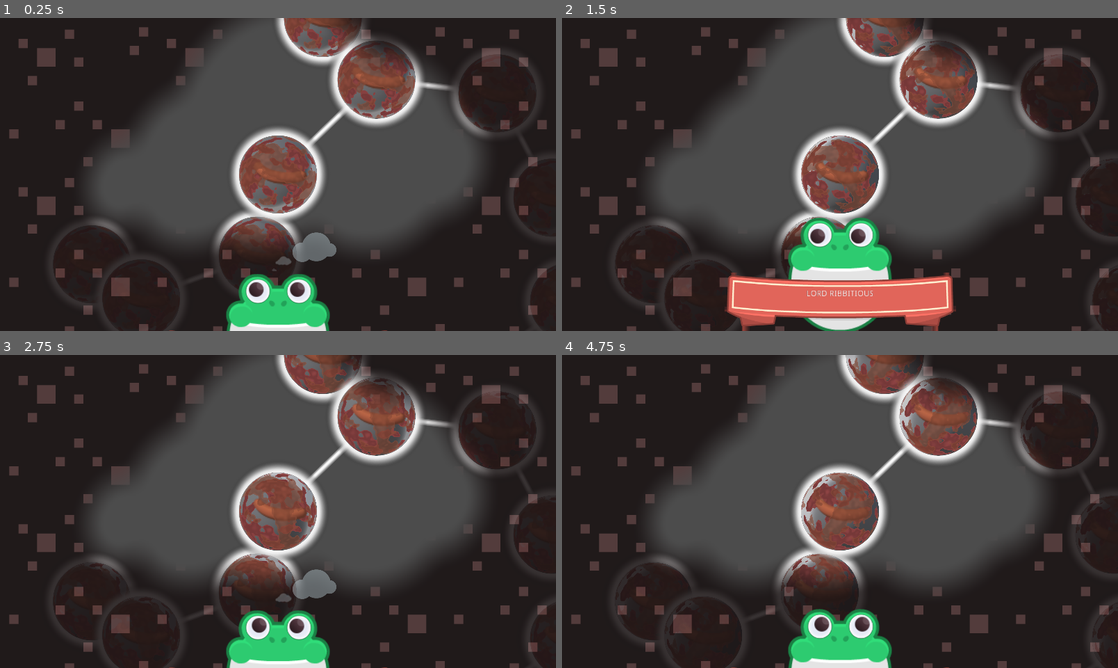
Above: before the commit, frames 1-4 (two rows, left to right).
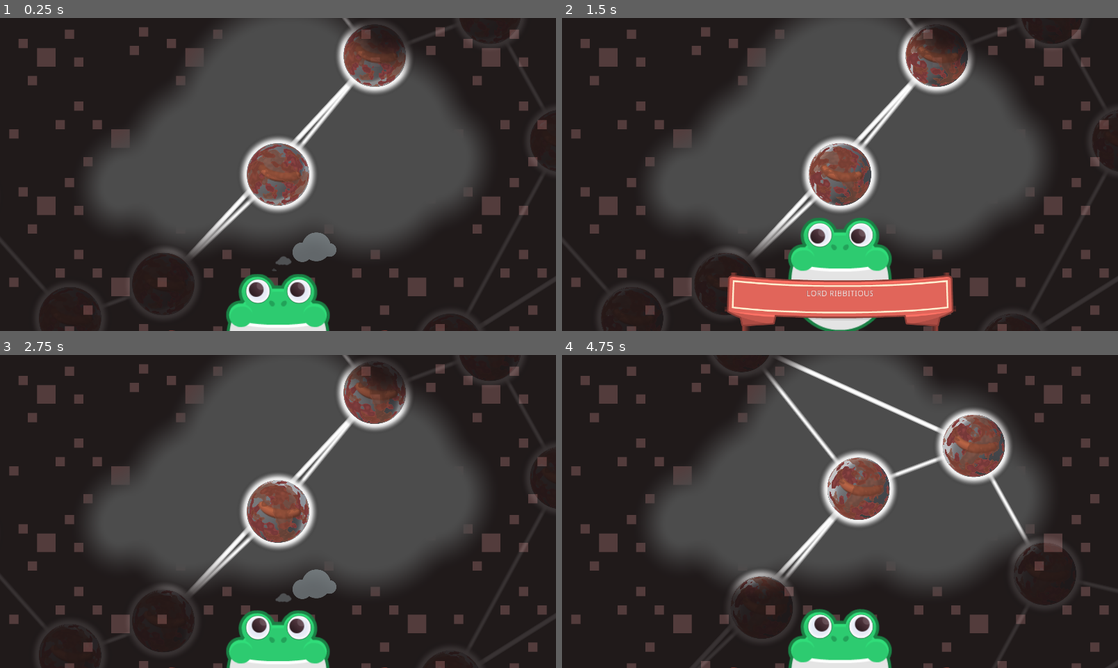
Above: after the commit, the same moments.

Repository: mrmav/kenney-jam-2024
Game: Godot game, scene res://Main.tscn
The game is run twice, just before and just after one commit, with the same random seed, the same clock (stepped at 60 frames per second) and the same inputs.
Inputs (mouse positions are in pixels of both pictures, inside the frame that each line leads up to):
- Up to frame 1 (0.25 s): no input
- Up to frame 2 (1.5 s): tap Enter at 0.5 s; move the mouse to (656, 265) at 0.52 s; click (656, 265) at 0.67 s; move the mouse to (701, 299) at 1.27 s; click (701, 299) at 1.42 s
- Up to frame 3 (2.75 s): move the mouse to (255, 592) at 2.02 s; click (255, 592) at 2.17 s
- Up to frame 4 (4.75 s): move the mouse to (1112, 533) at 2.77 s; click (1112, 533) at 2.92 s; move the mouse to (1056, 430) at 3.52 s; click (1056, 430) at 3.67 s; move the mouse to (940, 417) at 4.27 s; click (940, 417) at 4.42 s

The runs differ from the first frame. In frame 1, 9.8% of the frame differs, in the area x 0-100%, y 0-98%; in frame 2, 9.1%; in frame 3, 10%; in frame 4, 14%, in the area x 15-100%, y 0-100%.

Commit message:
Can select node rules;

Diff:
--- a/Main.tscn
+++ b/Main.tscn
@@ -7,11 +7,11 @@
 [node name="Main" type="Node"]
 
 [node name="NodeContainer" parent="." instance=ExtResource( 2 )]
+position = Vector2( 489, 206 )
 
 [node name="CanvasLayer" type="CanvasLayer" parent="."]
 
 [node name="SceneCharacter" parent="CanvasLayer" instance=ExtResource( 1 )]
-mouse_filter = 2
 
 [node name="HBoxContainer" type="HBoxContainer" parent="CanvasLayer"]
 anchor_right = 1.0
--- a/Scenes/Character/scene_character.tscn
+++ b/Scenes/Character/scene_character.tscn
@@ -70,19 +70,21 @@
 [node name="scene_character" type="Control"]
 anchor_right = 1.0
 anchor_bottom = 1.0
-mouse_filter = 1
+mouse_filter = 2
 
 [node name="Background" type="TextureRect" parent="."]
 self_modulate = Color( 0.333333, 0.227451, 0.227451, 0.862745 )
 material = SubResource( 1 )
 anchor_right = 1.0
 anchor_bottom = 1.0
+mouse_filter = 2
 texture = ExtResource( 8 )
 stretch_mode = 2
 
 [node name="Clouds" type="Control" parent="."]
 anchor_right = 1.0
 anchor_bottom = 1.0
+mouse_filter = 2
 
 [node name="Could_03" type="TextureRect" parent="Clouds"]
 modulate = Color( 1, 1, 1, 0.396078 )
@@ -92,6 +94,7 @@
 margin_bottom = 445.0
 rect_scale = Vector2( 0.401, 0.401 )
 rect_pivot_offset = Vector2( 140.93, 86.0814 )
+mouse_filter = 2
 texture = ExtResource( 12 )
 flip_h = true
 
@@ -107,6 +110,7 @@
 margin_bottom = 188.378
 rect_scale = Vector2( 0.3, 0.3 )
 rect_pivot_offset = Vector2( 140.93, 86.0814 )
+mouse_filter = 2
 texture = ExtResource( 11 )
 
 [node name="Clouds_02" type="TextureRect" parent="Clouds/Could_03/Clouds_01"]
@@ -117,6 +121,7 @@
 margin_bottom = 258.144
 rect_scale = Vector2( 0.3, 0.3 )
 rect_pivot_offset = Vector2( 140.93, 86.0814 )
+mouse_filter = 2
 texture = ExtResource( 9 )
 
 [node name="Ribbitious" type="Control" parent="."]
--- a/Scenes/Element/element.gd
+++ b/Scenes/Element/element.gd
@@ -1,6 +1,6 @@
 extends Node2D
 
-signal element_selected
+signal user_clicked
 
 export var outline_path: NodePath
 export var sphere_path: NodePath
@@ -61,8 +61,7 @@
 
 func _on_area_input_event(viewport: Node, event: InputEvent, shape_idx: int):
 	if event is InputEventMouseButton and event.button_index == BUTTON_LEFT and event.pressed:
-		var o = owner
-		owner.emit_signal("node_selected", get_parent(), self)
+		emit_signal("user_clicked")
 
 
 func _on_Area2D_mouse_entered() -> void:
--- /dev/null
+++ b/Scenes/NodeContainer/GameCamera.gd
@@ -0,0 +1,10 @@
+extends Camera2D
+
+
+func _ready():
+	GlobalAccess.node_container.connect("node_selected", self, "_on_node_selected")
+
+
+func _on_node_selected(node : TreeNode):
+	print(node.global_position)
+	global_position = node.global_position
--- a/Scenes/NodeContainer/NodeContainer.gd
+++ b/Scenes/NodeContainer/NodeContainer.gd
@@ -1,16 +1,42 @@
 tool
 extends Node2D
 
-signal node_selected(node, element)
+signal user_clicked
+signal node_selected
 
-onready var tree_root = get_node_or_null("TreeRoot")
+export(NodePath) var tree_root_path = null
+
+onready var tree_root = get_node_or_null(tree_root_path)
 onready var camera = get_node_or_null("Camera2D")
 
-var selected_node : TreeNode = tree_root
+var selected_node : TreeNode = null
+
+func _enter_tree():
+	# register self class for global access
+	GlobalAccess.node_container = self
+
 
 func _ready():
-	connect("node_selected", self, "_on_node_selected")
+
+	assert(tree_root != null, "TreeRoot not defined.")
+	connect("user_clicked", self, "_on_node_selected")
+
+	selected_node = tree_root
 
 
-func _on_node_selected(node : TreeNode, element):
-	camera.global_position = node.global_position
+func _on_node_selected(node : TreeNode):
+
+	if selected_node == node:
+		return
+
+	# perform checks to know if we can select this node:
+	# ideally, this would be server side.
+	if node in selected_node.get_children() or node == selected_node.get_parent() \
+		or node in selected_node.get_parent().get_children():
+		selected_node = node
+		print(node)
+		print(node.name)
+		emit_signal("node_selected", node)
+		print("In reach")
+	else:
+		print("Out of reach")
--- a/Scenes/NodeContainer/NodeContainer.tscn
+++ b/Scenes/NodeContainer/NodeContainer.tscn
@@ -1,19 +1,21 @@
-[gd_scene load_steps=4 format=2]
+[gd_scene load_steps=5 format=2]
 
 [ext_resource path="res://Scenes/NodeContainer/NodeContainer.gd" type="Script" id=1]
 [ext_resource path="res://Scenes/NodeContainer/TreeNode.gd" type="Script" id=2]
 [ext_resource path="res://Scenes/Element/scene_element.tscn" type="PackedScene" id=3]
+[ext_resource path="res://Scenes/NodeContainer/GameCamera.gd" type="Script" id=4]
 
 [node name="NodeContainer" type="Node2D"]
 position = Vector2( 15, 32 )
 script = ExtResource( 1 )
+tree_root_path = NodePath("TreeNode")
 
 [node name="TreeNode" type="Node2D" parent="."]
 script = ExtResource( 2 )
 element_scene = ExtResource( 3 )
 
 [node name="TreeNode2" type="Node2D" parent="TreeNode"]
-position = Vector2( -28, 112 )
+position = Vector2( -198, 189 )
 script = ExtResource( 2 )
 element_scene = ExtResource( 3 )
 
@@ -23,32 +25,37 @@
 element_scene = ExtResource( 3 )
 
 [node name="TreeNode9" type="Node2D" parent="TreeNode/TreeNode2/TreeNode3"]
-position = Vector2( -68, -47 )
+position = Vector2( -187, -210 )
 script = ExtResource( 2 )
 element_scene = ExtResource( 3 )
 
 [node name="TreeNode4" type="Node2D" parent="TreeNode"]
-position = Vector2( 136, -131 )
+position = Vector2( 167, -205 )
 script = ExtResource( 2 )
 element_scene = ExtResource( 3 )
 
 [node name="TreeNode7" type="Node2D" parent="TreeNode/TreeNode4"]
-position = Vector2( 167, 19 )
+position = Vector2( 199, -74 )
 script = ExtResource( 2 )
 element_scene = ExtResource( 3 )
 
 [node name="TreeNode6" type="Node2D" parent="TreeNode/TreeNode4/TreeNode7"]
-position = Vector2( 76, 144 )
+position = Vector2( 123, 221 )
 script = ExtResource( 2 )
 element_scene = ExtResource( 3 )
 
 [node name="TreeNode5" type="Node2D" parent="TreeNode/TreeNode4/TreeNode7/TreeNode6"]
-position = Vector2( 23, 144 )
+position = Vector2( -191, 352 )
 script = ExtResource( 2 )
 element_scene = ExtResource( 3 )
 
 [node name="TreeNode8" type="Node2D" parent="TreeNode/TreeNode4/TreeNode7/TreeNode6/TreeNode5"]
-position = Vector2( -265, 193 )
+position = Vector2( -273, 38 )
+script = ExtResource( 2 )
+element_scene = ExtResource( 3 )
+
+[node name="TreeNode9" type="Node2D" parent="TreeNode/TreeNode4/TreeNode7/TreeNode6/TreeNode5"]
+position = Vector2( -18, 186 )
 script = ExtResource( 2 )
 element_scene = ExtResource( 3 )
 
@@ -58,21 +65,24 @@
 element_scene = ExtResource( 3 )
 
 [node name="TreeNode11" type="Node2D" parent="TreeNode/TreeNode4/TreeNode7/TreeNode6/TreeNode10"]
-position = Vector2( 66, 30 )
+position = Vector2( 66, 161 )
 script = ExtResource( 2 )
 element_scene = ExtResource( 3 )
 
 [node name="TreeNode12" type="Node2D" parent="TreeNode/TreeNode4"]
-position = Vector2( -74, -85 )
+position = Vector2( -202, -255 )
 script = ExtResource( 2 )
 element_scene = ExtResource( 3 )
 
 [node name="TreeNode13" type="Node2D" parent="TreeNode/TreeNode4/TreeNode12"]
-position = Vector2( 117, -87 )
+position = Vector2( 241, -168 )
 script = ExtResource( 2 )
 element_scene = ExtResource( 3 )
 
 [node name="Camera2D" type="Camera2D" parent="."]
 current = true
-zoom = Vector2( 0.8, 0.8 )
 smoothing_enabled = true
+script = ExtResource( 4 )
+__meta__ = {
+"_edit_lock_": true
+}
--- a/Scenes/NodeContainer/TreeNode.gd
+++ b/Scenes/NodeContainer/TreeNode.gd
@@ -6,8 +6,8 @@
 const TYPE_TREE_NODE = 1
 
 export(PackedScene) var element_scene = null
-export(Array, NodePath) var incested_nodes = []
 
+var element = null
 var line_connections = []
 
 func _enter_tree():
@@ -17,12 +17,17 @@
 		return
 
 	# Instances the element of this node
-	var el = element_scene.instance()
-	el.z_as_relative = false
-	el.z_index = Enums.ZIndex.Elements
-	add_child(el)
+	element = element_scene.instance()
+	element.z_as_relative = false
+	element.z_index = Enums.ZIndex.Elements
+	add_child(element)
 
-	connect("tree_entered", el, "set_owner", [owner])
+	element.connect("user_clicked", self, "_on_user_click")
+
+
+func _on_user_click():
+	GlobalAccess.node_container.emit_signal("user_clicked", self)
+
 
 func _ready():
 
@@ -36,9 +41,15 @@
 		if child.get("TYPE_TREE_NODE"):
 			_create_connection(self, child, line_scene)
 
-	for sibling in incested_nodes:
-		if sibling.get("TYPE_TREE_NODE"):
-			_create_connection(self, sibling, line_scene)
+	for sibling in get_parent().get_children():
+		if sibling == self:
+			continue
+		if not sibling.get("TYPE_TREE_NODE"):
+			continue
+#		if sibling.get_child_count() > 0:
+#			continue
+
+		_create_connection(self, sibling, line_scene)
 
 
 func _create_connection(a : Node2D, b : Node2D, line_scene : PackedScene) -> void:
--- /dev/null
+++ b/Scripts/GlobalAccess.gd
@@ -0,0 +1,10 @@
+extends Node
+
+var node_container : Node2D = null setget _set_node_container, get_node_container
+
+func _set_node_container(value):
+	if not node_container:
+		node_container = value
+
+func get_node_container() -> Node2D:
+	return node_container
--- a/project.godot
+++ b/project.godot
@@ -29,6 +29,10 @@
 config/name="kenney-jam-2024"
 run/main_scene="res://Main.tscn"
 
+[autoload]
+
+GlobalAccess="*res://Scripts/GlobalAccess.gd"
+
 [display]
 
 window/size/width=960
